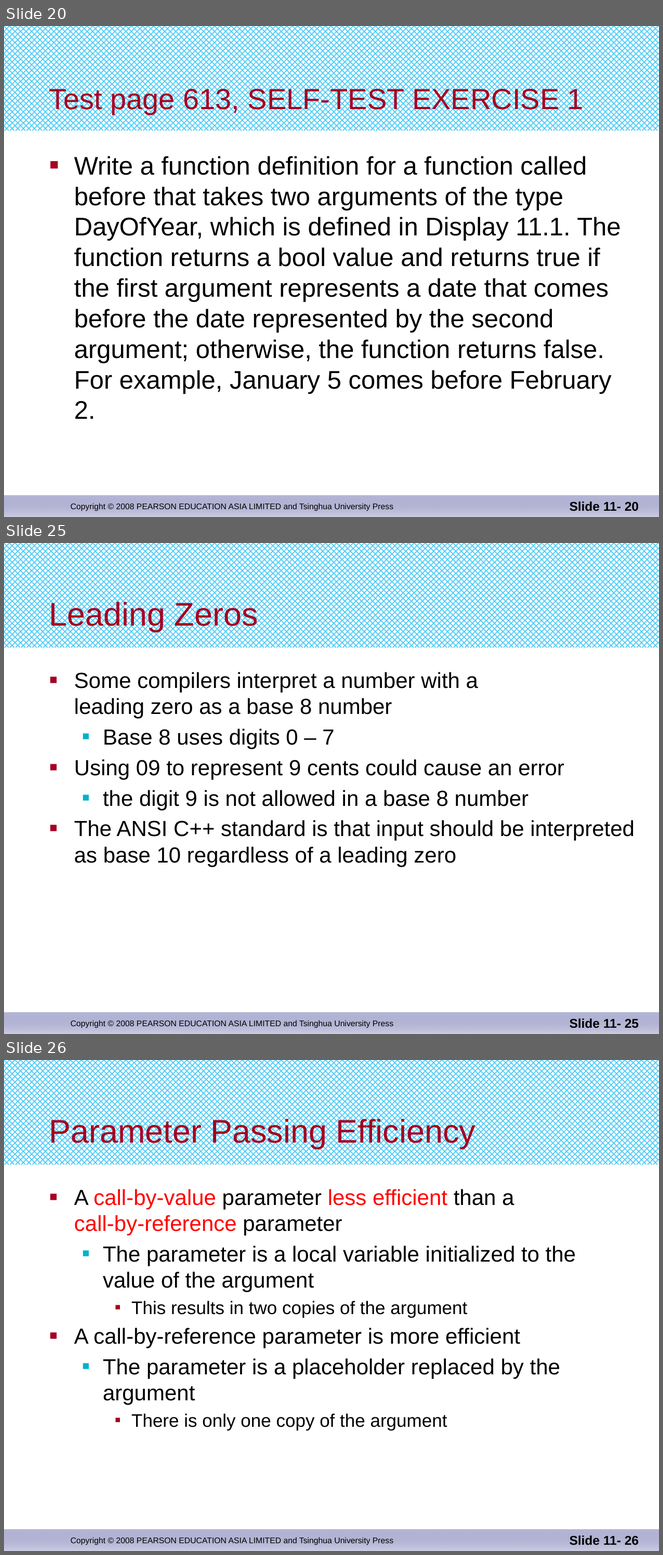
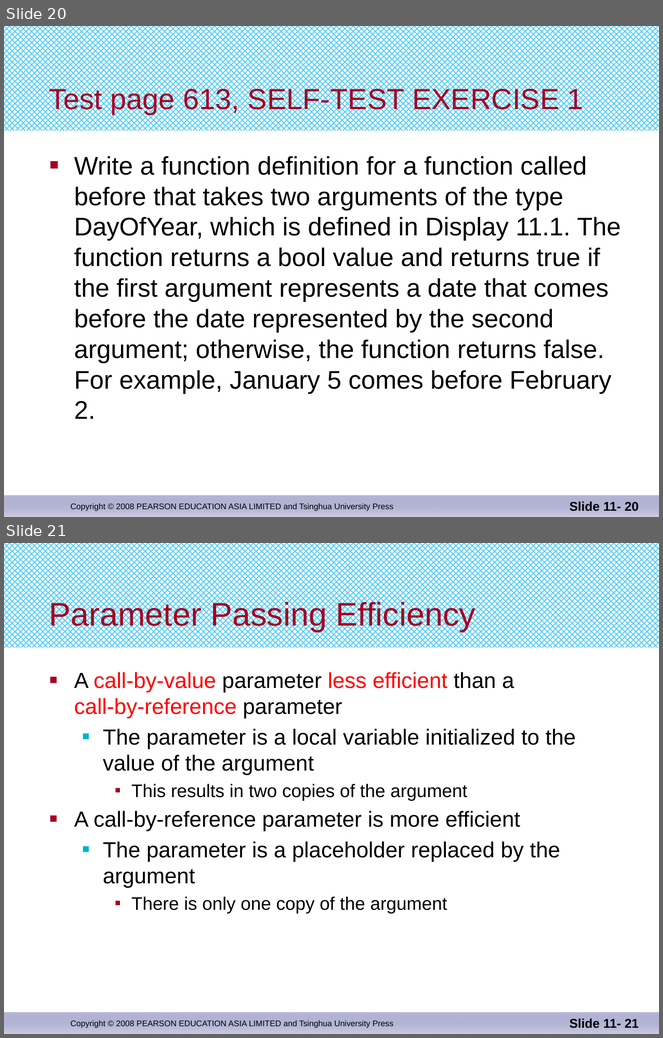
Before and after one commit to djuanbei/CPLUSPLUS, a slide deck: ppt/chapter 11.pptx. Shown one above the other, each under a label of ours: slides 20, 25 and 26 before the commit, slides 20 and 21 after it; the slides between them are not shown. The pictures are 663x1555 and 663x1038 pixels, drawn with LibreOffice and Linux fonts; fonts in the diff are those of the drawing. Boxes give left, top, right and bottom in pixels: in the first picture for what was removed or moved away, otherwise in the second. Text is boxed around its words. In the diff, an @@ line names an element or a change of style, - is before the commit and + after.

```diff
--- a/ppt/chapter 11.pptx
+++ b/ppt/chapter 11.pptx
@@ slide 25 removed at (4,543,659,1034), background #FFFFFF; not listed: 3 template elements that a slide beside it also shows @@
@@ title removed at (49,600,258,632) @@
-Leading Zeros
@@ text removed at (74,672,635,867) @@
-■ Some compilers interpret a number with a
-  leading zero as a base 8 number
-  ■ Base 8 uses digits 0 – 7
-■ Using 09 to represent 9 cents could cause an error
-  ■ the digit 9 is not allowed in a base 8 number
-■ The ANSI C++ standard is that input should be interpreted as base 10 regardless of a leading zero
@@ page number removed at (570,1019,639,1029) @@
-Slide 11- 25
@@ what was slide 26 is now slide 21 @@
@@ page number at (570,1019,639,1029): text changed @@
-Slide 11- 26
+Slide 11- 21
```
Also in this commit, not shown: 4 other slides removed, 3 other files.
